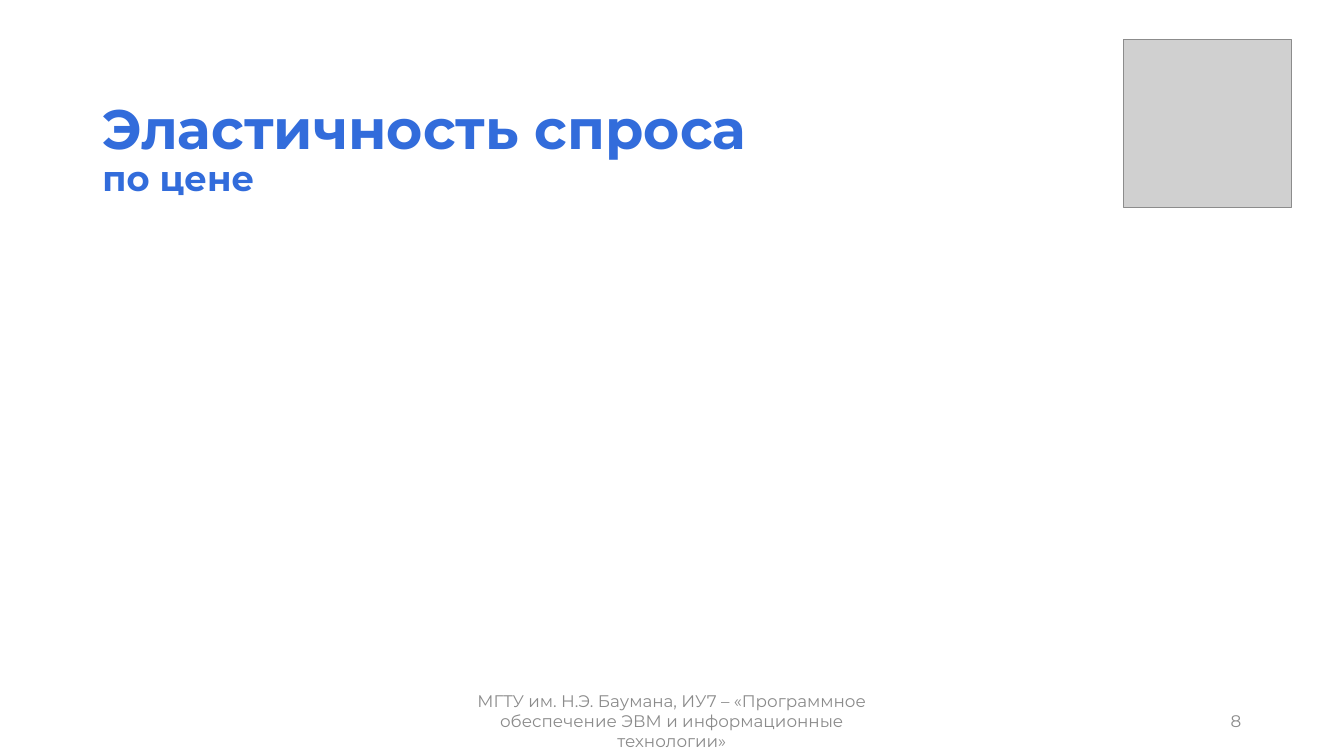
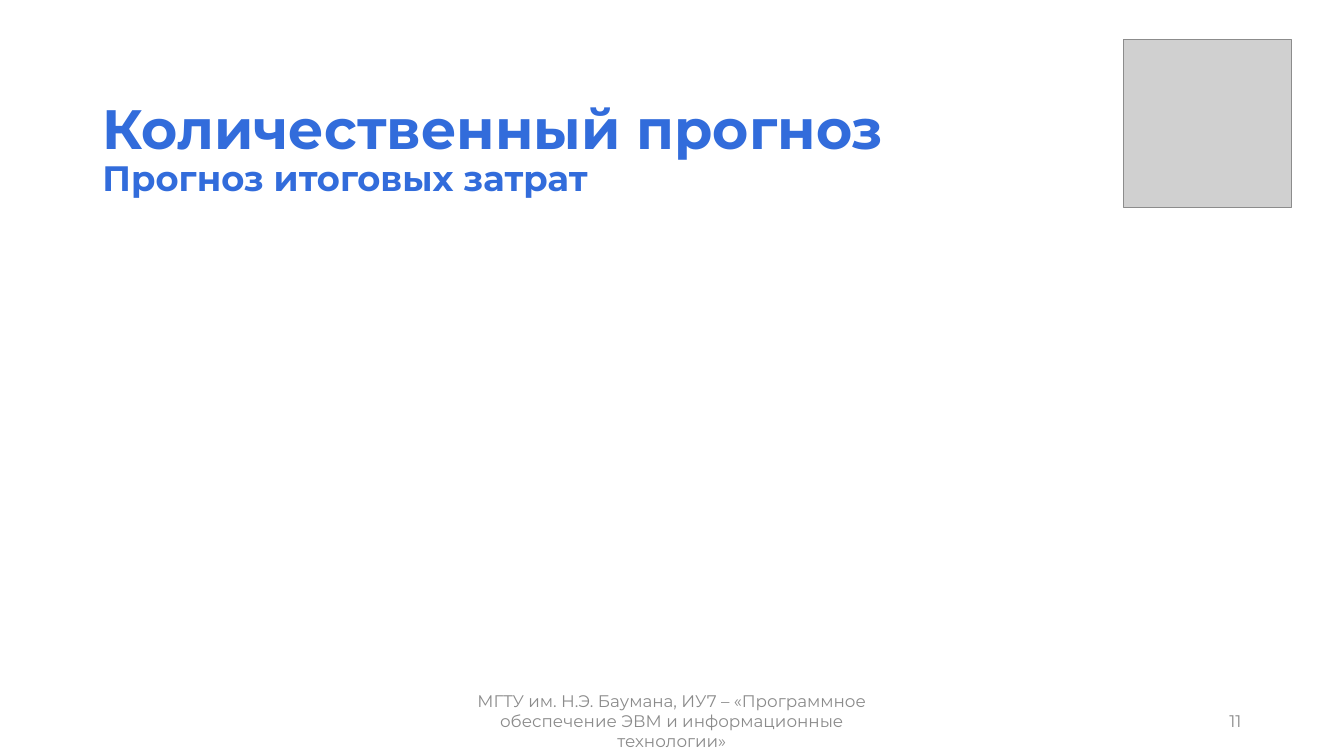
Before and after one commit to mshsvnv/Economics, a slide deck: slide 11 of module_03/pres.pptx (slide 8 before the commit). Drawn at 1344x756 pixels with LibreOffice and Linux fonts; fonts in the diff are those of the drawing; grey boxes stand for pictures. Boxes give left, top, right and bottom in pixels: in the first picture for what was removed or moved away, otherwise in the second. Text is boxed around its words. In the diff, an @@ line names an element or a change of style, - is before the commit and + after.

```diff
--- a/module_03/pres.pptx
+++ b/module_03/pres.pptx
@@ title at [102, 107, 884, 198]: text changed @@
-Эластичность спроса
-по цене
+Количественный прогноз
+Прогноз итоговых затрат
@@ page number at [1229, 715, 1241, 727]: text changed @@
-8
+11
```
Also in this commit, not shown: 10 other slides changed, 2 slides added, 5 slides removed, 19 other files.
